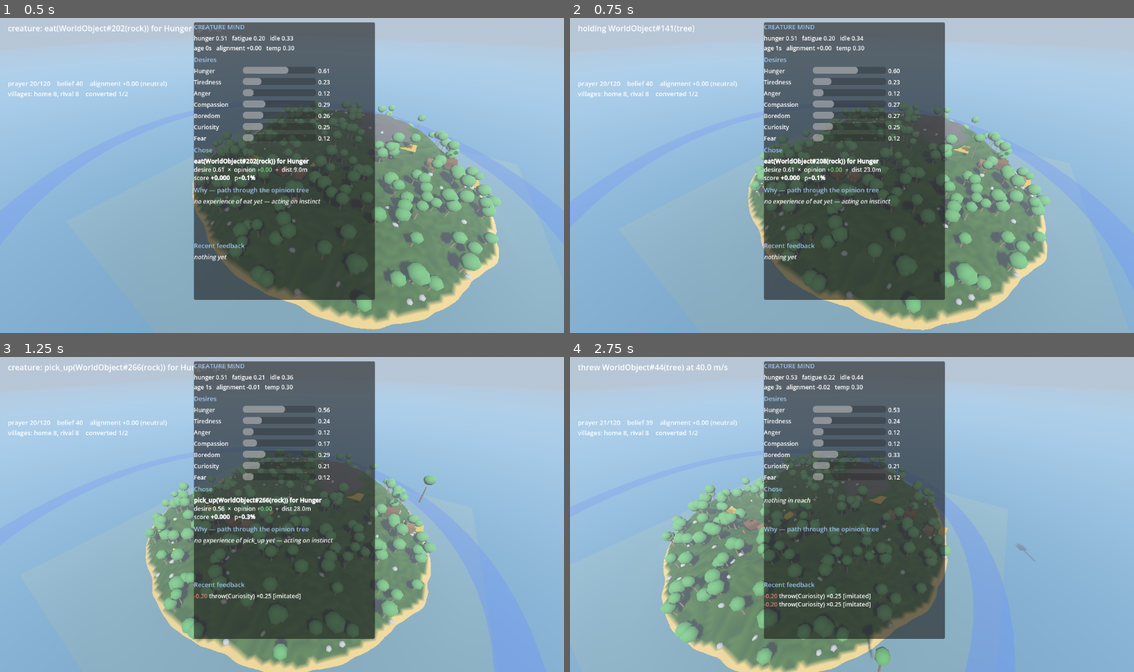
Above: before the commit, frames 1-4 (two rows, left to right).
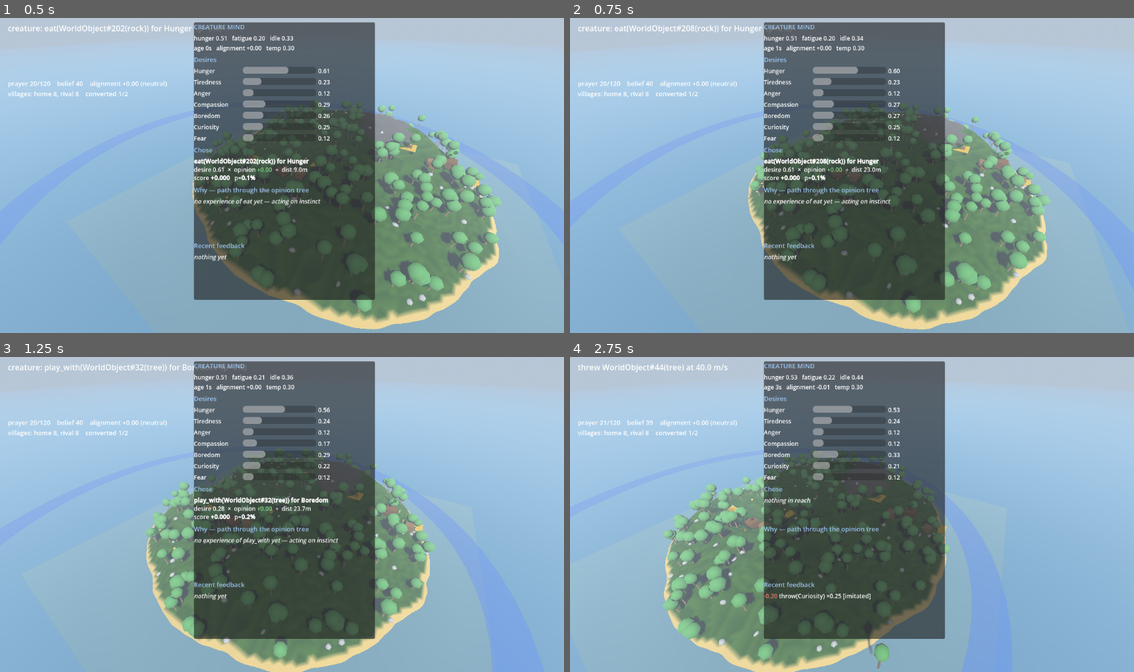
Above: after the commit, the same moments.

Repository: jfhutchi/Numen
Game: Godot game, scene res://src/core/main.tscn
The game is run twice, just before and just after one commit, with the same random seed, the same clock (stepped at 60 frames per second) and the same inputs.
Inputs (mouse positions are in pixels of both pictures, inside the frame that each line leads up to):
- Up to frame 1 (0.5 s): no input
- Up to frame 2 (0.75 s): tap Enter at 0.5 s; move the mouse to (976, 159) at 0.52 s; hold Right (ui_right) from 0.53 s (still down); hold Shift from 0.53 s (still down); click (976, 159) at 0.67 s
- Up to frame 3 (1.25 s): keep holding Right (ui_right); keep holding Shift
- Up to frame 4 (2.75 s): release Right (ui_right) at 1.25 s; release Shift at 1.25 s; drag from (739, 530) to (823, 577) at 1.27 s; move the mouse to (908, 445) at 2.02 s; hold Right (ui_right) from 2.03 s (still down); tap Ctrl at 2.1 s; click (908, 445) at 2.17 s

Frame 1 is identical in both runs. In frame 2, 0.6% of the frame differs, in the area x 1-85%, y 2-100%; in frame 3, 3.3%; in frame 4, 4.5%, in the area x 16-83%, y 8-100%.

Commit message:
fix(camera): pan relative to the camera, and add WASD
Panning was inverted, not merely world-relative. forward was rebuilt from _yaw
as Vector3(sin, 0, cos), which points from the focus back TOWARD the camera, and
was then negated again -- so pressing up dragged the view backwards. right was
only correct because a second sign error cancelled the first.

Fixed by taking both directions from the camera's own basis instead of
re-deriving them with trig, which is correct by construction and stays correct
if the rig's maths changes. Degenerate case guarded: flattening -Z collapses to
zero when looking straight down, and a naive normalise would return NaN and
poison the focus permanently.

Pan is now also on WASD as well as the arrows, using physical keycodes so the
cluster keeps its shape on AZERTY and Dvorak.

Ten tests, including the regression that would have caught this: up must pan
away from the camera at seven different orbit angles. Measured proof that it is
camera-relative rather than world-aligned -- up at yaw 0 moves (0, 0, -28), at
yaw 90 it moves (-28, 0, 0).

Co-Authored-By: Claude Opus 5 <noreply@anthropic.com>

Diff:
--- a/src/core/main.gd
+++ b/src/core/main.gd
@@ -478,7 +478,7 @@
 		"Godot %s" % Engine.get_version_info().get("string", "unknown"),
 		"3D physics: %s" % physics_engine_name(),
 		"",
-		"Left mouse: grab / throw    Right mouse: orbit    Wheel: zoom    Arrows: pan",
+		"Left mouse: grab / throw    Right mouse: orbit    Wheel: zoom    WASD/arrows: pan",
 		"Middle mouse drag: draw a miracle gesture",
 		"P: pet    L: slap    1-4: leash    F: find creature    V: find village",
 		"Tab: mind inspector    F5: save    F9: load",
--- a/src/hand/camera_rig.gd
+++ b/src/hand/camera_rig.gd
@@ -63,23 +63,78 @@
 
 
 func _process(delta: float) -> void:
-	var move := Vector2(
-		Input.get_axis(&"ui_left", &"ui_right"), Input.get_axis(&"ui_up", &"ui_down")
-	)
+	var move: Vector2 = pan_input()
 	if move != Vector2.ZERO:
-		# Pan relative to where the camera is looking, and scale with zoom so a
-		# drag covers the same fraction of the screen at every distance.
-		var forward := Vector3(sin(_yaw), 0.0, cos(_yaw))
-		var right := Vector3(forward.z, 0.0, -forward.x)
-		var speed: float = pan_speed * delta * (_distance / start_distance)
-		_focus += (right * move.x - forward * move.y) * speed
-		_focus.x = clampf(_focus.x, -pan_limit, pan_limit)
-		_focus.z = clampf(_focus.z, -pan_limit, pan_limit)
+		pan(move, delta)
 
 	if _island != null:
 		_focus.y = maxf(_island.height_at(_focus.x, _focus.z), 0.0)
 
 	_apply(clampf(delta * smoothing, 0.0, 1.0))
+
+
+## Pan input as a screen-space direction: x is right, y is *down*, matching
+## Godot's own `ui_up`/`ui_down` convention.
+func pan_input() -> Vector2:
+	var axis := Vector2(
+		Input.get_axis(&"ui_left", &"ui_right"), Input.get_axis(&"ui_up", &"ui_down")
+	)
+	# WASD alongside the arrows. Physical keycodes, so the cluster keeps its
+	# shape on AZERTY and Dvorak instead of scattering across the keyboard.
+	if Input.is_physical_key_pressed(KEY_A):
+		axis.x -= 1.0
+	if Input.is_physical_key_pressed(KEY_D):
+		axis.x += 1.0
+	if Input.is_physical_key_pressed(KEY_W):
+		axis.y -= 1.0
+	if Input.is_physical_key_pressed(KEY_S):
+		axis.y += 1.0
+	# Limited rather than normalised so a single key still gives full speed while
+	# two together do not add up to 1.41x.
+	return axis.limit_length(1.0)
+
+
+## Slides the focus point across the ground, in the directions the player sees
+## on screen. Separated from _process so the mapping can be tested without
+## synthesising input.
+func pan(move: Vector2, delta: float) -> void:
+	var directions: Array[Vector3] = pan_basis()
+	# move.y is screen-down, so it is subtracted: pressing up goes forward.
+	var displacement: Vector3 = directions[0] * move.x - directions[1] * move.y
+	# Scaled with zoom so a keypress covers the same fraction of the screen
+	# whether you are looking at one hut or the whole island.
+	var speed: float = pan_speed * delta * (_distance / maxf(start_distance, 0.001))
+	_focus += displacement * speed
+	_focus.x = clampf(_focus.x, -pan_limit, pan_limit)
+	_focus.z = clampf(_focus.z, -pan_limit, pan_limit)
+
+
+## The ground-plane [right, forward] the camera is currently looking along.
+##
+## Taken from the camera's own basis rather than rebuilt from `_yaw` with trig.
+## The previous version did the latter and got the sign wrong: `forward` actually
+## pointed from the focus back toward the camera, so pressing up panned
+## backwards, and `right` was only correct because a second sign error cancelled
+## the first. Reading the transform is correct by construction and stays correct
+## if the rig's maths ever changes.
+func pan_basis() -> Array[Vector3]:
+	if camera == null:
+		return [Vector3.RIGHT, Vector3.FORWARD]
+
+	var basis: Basis = camera.global_transform.basis
+	var forward: Vector3 = -basis.z
+	forward.y = 0.0
+	if forward.length_squared() < 0.000001:
+		# Looking almost straight down, where -Z collapses onto the ground plane.
+		# The camera's +Y is screen-up, which is what the player means by forward.
+		forward = basis.y
+		forward.y = 0.0
+	if forward.length_squared() < 0.000001:
+		return [Vector3.RIGHT, Vector3.FORWARD]
+	forward = forward.normalized()
+
+	# Right-handed, Y up: rotating the ground forward -90 degrees about Y.
+	return [Vector3(-forward.z, 0.0, forward.x), forward]
 
 
 func _zoom(amount: float) -> void:
--- /dev/null
+++ b/tests/unit/test_camera_rig.gd
@@ -0,0 +1,191 @@
+extends GutTest
+## Camera panning must follow what the player sees, not the world axes.
+
+const CAMERA_RIG := preload("res://src/hand/camera_rig.gd")
+
+## Screen-space input directions, using Godot's convention that y is down.
+const UP := Vector2(0.0, -1.0)
+const DOWN := Vector2(0.0, 1.0)
+const LEFT := Vector2(-1.0, 0.0)
+const RIGHT := Vector2(1.0, 0.0)
+
+## A spread of orbit angles including the axis-aligned ones, where a
+## world-relative bug can accidentally look correct.
+const YAWS: Array[float] = [0.0, 0.6, 1.5708, 2.4, 3.14159, -1.1, -2.7]
+
+var _rig: Node3D
+
+
+func before_each() -> void:
+	_rig = CAMERA_RIG.new()
+	add_child_autofree(_rig)
+
+
+## Points the rig at a known angle and settles the camera there immediately.
+func _orbit_to(yaw: float) -> void:
+	_rig.set("_yaw", yaw)
+	_rig.set_focus(Vector3.ZERO)
+	_rig.call("_apply", 1.0)
+
+
+func _flat(v: Vector3) -> Vector3:
+	return Vector3(v.x, 0.0, v.z)
+
+
+func test_pan_basis_matches_where_the_camera_actually_looks() -> void:
+	for yaw: float in YAWS:
+		_orbit_to(yaw)
+		var directions: Array[Vector3] = _rig.pan_basis()
+		var expected: Vector3 = _flat(-_rig.camera.global_transform.basis.z).normalized()
+		assert_almost_eq(directions[1].dot(expected), 1.0, 0.001,
+			"forward should be the camera's own flattened view direction at yaw %.2f" % yaw)
+
+
+func test_pan_basis_right_is_perpendicular_and_correctly_handed() -> void:
+	for yaw: float in YAWS:
+		_orbit_to(yaw)
+		var directions: Array[Vector3] = _rig.pan_basis()
+		assert_almost_eq(directions[0].dot(directions[1]), 0.0, 0.001,
+			"right and forward should be perpendicular at yaw %.2f" % yaw)
+		var expected_right: Vector3 = _flat(_rig.camera.global_transform.basis.x).normalized()
+		assert_gt(directions[0].dot(expected_right), 0.99,
+			"right should match the camera's own right at yaw %.2f, not its mirror" % yaw)
+
+
+func test_pressing_up_pans_away_from_the_camera() -> void:
+	# The regression that mattered. The old rig rebuilt `forward` from _yaw with
+	# the sign inverted, so pressing up dragged the view back toward the viewer.
+	# Nothing in the suite noticed because no test looked at the direction.
+	for yaw: float in YAWS:
+		_orbit_to(yaw)
+		var camera_to_focus: Vector3 = _flat(
+			_rig.focus_point() - _rig.camera.global_position
+		).normalized()
+
+		var before: Vector3 = _rig.focus_point()
+		_rig.pan(UP, 1.0)
+		var moved: Vector3 = _flat(_rig.focus_point() - before)
+
+		assert_gt(moved.length(), 0.0, "pressing up should move the focus at yaw %.2f" % yaw)
+		assert_gt(moved.normalized().dot(camera_to_focus), 0.99,
+			"up must pan away from the camera at yaw %.2f, not toward it" % yaw)
+
+
+func test_pressing_down_pans_toward_the_camera() -> void:
+	for yaw: float in YAWS:
+		_orbit_to(yaw)
+		var focus_to_camera: Vector3 = _flat(
+			_rig.camera.global_position - _rig.focus_point()
+		).normalized()
+
+		var before: Vector3 = _rig.focus_point()
+		_rig.pan(DOWN, 1.0)
+		var moved: Vector3 = _flat(_rig.focus_point() - before)
+
+		assert_gt(moved.normalized().dot(focus_to_camera), 0.99,
+			"down should pan back toward the camera at yaw %.2f" % yaw)
+
+
+func test_left_and_right_are_mirror_images_along_the_screen_axis() -> void:
+	for yaw: float in YAWS:
+		_orbit_to(yaw)
+		var start: Vector3 = _rig.focus_point()
+		_rig.pan(RIGHT, 1.0)
+		var right_move: Vector3 = _flat(_rig.focus_point() - start)
+
+		_orbit_to(yaw)
+		_rig.pan(LEFT, 1.0)
+		var left_move: Vector3 = _flat(_rig.focus_point() - start)
+
+		assert_gt(right_move.length(), 0.0, "right should move the focus at yaw %.2f" % yaw)
+		assert_almost_eq((right_move + left_move).length(), 0.0, 0.001,
+			"left and right should be exact opposites at yaw %.2f" % yaw)
+
+
+func test_panning_is_relative_to_the_camera_not_the_world() -> void:
+	# The actual complaint: the same keypress should move the view differently
+	# once the camera has been orbited. If panning were world-relative these two
+	# displacements would be identical.
+	_orbit_to(0.0)
+	var start: Vector3 = _rig.focus_point()
+	_rig.pan(UP, 1.0)
+	var unrotated: Vector3 = _flat(_rig.focus_point() - start)
+
+	_orbit_to(PI * 0.5)
+	_rig.pan(UP, 1.0)
+	var rotated: Vector3 = _flat(_rig.focus_point() - start)
+
+	gut.p("up at yaw 0: %s" % unrotated)
+	gut.p("up at yaw 90: %s" % rotated)
+	assert_gt(unrotated.length(), 0.0)
+	assert_lt(unrotated.normalized().dot(rotated.normalized()), 0.1,
+		"a quarter turn of the camera should send the same key a quarter turn round")
+
+
+func test_pan_speed_scales_with_zoom() -> void:
+	# Zoomed out, a keypress should cover more ground, so it feels like the same
+	# amount of screen either way.
+	_orbit_to(0.0)
+	_rig.set("_distance", 20.0)
+	var near_start: Vector3 = _rig.focus_point()
+	_rig.pan(UP, 1.0)
+	var near_move: float = _flat(_rig.focus_point() - near_start).length()
+
+	_orbit_to(0.0)
+	_rig.set("_distance", 160.0)
+	var far_start: Vector3 = _rig.focus_point()
+	_rig.pan(UP, 1.0)
+	var far_move: float = _flat(_rig.focus_point() - far_start).length()
+
+	gut.p("pan per second: %.2f m at distance 20, %.2f m at 160" % [near_move, far_move])
+	assert_gt(far_move, near_move * 2.0, "panning should open up as you zoom out")
+
+
+func test_focus_stays_within_the_pan_limit() -> void:
+	_orbit_to(0.0)
+	for i in 400:
+		_rig.pan(UP, 1.0)
+	assert_lte(absf(_rig.focus_point().x), _rig.pan_limit + 0.001)
+	assert_lte(absf(_rig.focus_point().z), _rig.pan_limit + 0.001,
+		"panning must not sail the camera off the island for ever")
+
+
+func test_panning_still_works_at_the_steepest_allowed_pitch() -> void:
+	# The real limit a player can reach.
+	_rig.set("_pitch", _rig.min_pitch)
+	_rig.set_focus(Vector3.ZERO)
+	_rig.call("_apply", 1.0)
+
+	var before: Vector3 = _rig.focus_point()
+	_rig.pan(UP, 1.0)
+	var moved: Vector3 = _flat(_rig.focus_point() - before)
+	var camera_to_focus: Vector3 = _flat(
+		_rig.focus_point() - _rig.camera.global_position
+	).normalized()
+
+	gut.p("at min pitch %.2f rad, up moved %s" % [_rig.min_pitch, moved])
+	assert_gt(moved.length(), 0.0, "panning should still work looking steeply down")
+	assert_gt(moved.normalized().dot(camera_to_focus), 0.9,
+		"up should still pan away from the camera at the steepest pitch")
+
+
+func test_pan_basis_survives_a_camera_pointed_straight_down() -> void:
+	# Unreachable in play, because the rig clamps pitch — but the guard exists
+	# because flattening -Z to the ground plane collapses it to zero there, and a
+	# naive normalise would hand back NaN which then poisons the focus for ever.
+	#
+	# The basis is set directly rather than through look_at, which legitimately
+	# warns that the target and up vectors are colinear.
+	_rig.set_focus(Vector3.ZERO)
+	_rig.call("_apply", 1.0)
+	_rig.camera.global_transform = Transform3D(
+		Basis(Vector3(1.0, 0.0, 0.0), Vector3(0.0, 0.0, -1.0), Vector3(0.0, 1.0, 0.0)),
+		Vector3(0.0, 40.0, 0.0)
+	)
+
+	var directions: Array[Vector3] = _rig.pan_basis()
+	assert_almost_eq(directions[1].length(), 1.0, 0.01, "forward should stay a unit vector")
+	assert_almost_eq(directions[0].length(), 1.0, 0.01, "right should stay a unit vector")
+	assert_false(is_nan(directions[1].x), "forward went NaN looking straight down")
+	assert_almost_eq(directions[0].dot(directions[1]), 0.0, 0.001,
+		"the fallback basis should still be perpendicular")
Binary file changed: docs/captures/phase6_full.png
Not shown, added: tests/unit/test_camera_rig.gd.uid
Not shown, changed: README.md
